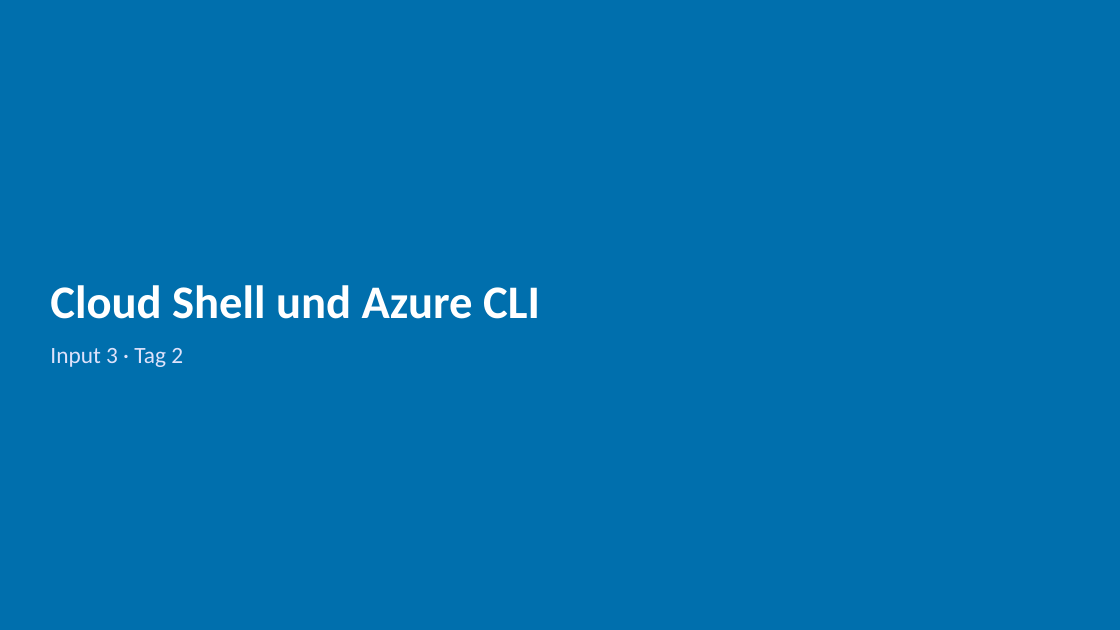
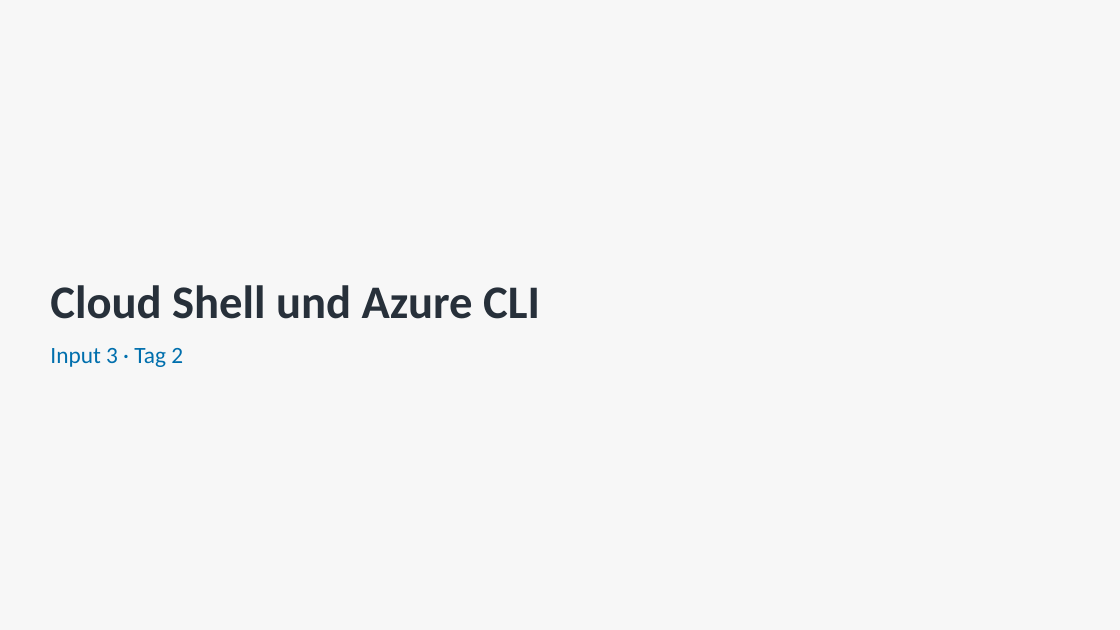
Before and after one commit to pat-teacher/azure-basics-training, a slide deck: slide 7 of praesentationen/input-03-azure-aufbau.pptx. Drawn at 1120x630 pixels with LibreOffice and Linux fonts; fonts in the diff are those of the drawing; background and template pictures are left out. Boxes give left, top, right and bottom in pixels: in the first picture for what was removed or moved away, otherwise in the second. Text is boxed around its words. In the diff, an @@ line names an element or a change of style, - is before the commit and + after.

Commit message:
Update presentation files for Azure training course

```diff
--- a/praesentationen/input-03-azure-aufbau.pptx
+++ b/praesentationen/input-03-azure-aufbau.pptx
@@ background #006FAD to #F7F7F7 @@
@@ title "Cloud Shell und Azure CLI" at box(50, 285, 540, 319): text colour #FFFFFF to #27303A @@
@@ text "Input 3 · Tag 2" at box(50, 348, 183, 367): text colour #DEE2FB to #006FAD @@
```
Also in this commit, not shown: 2 other slides changed, 6 other files.
